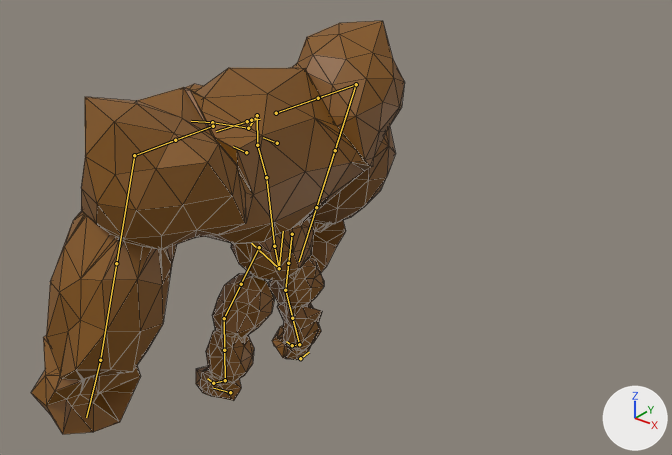
The Blender file Assets/Character Models/Golem Boss.blend, before and after one commit.
Camera for both pictures: a camera (50 mm lens) standing at (15.35, -16.37, 16.26) and looking at (2.05, 0.25, 5.95). Every picture has the same lights, and +X, +Y and +Z are marked at lower right. The bones that bend it are drawn over the model as lines. Mesh edges are drawn as thin lines.
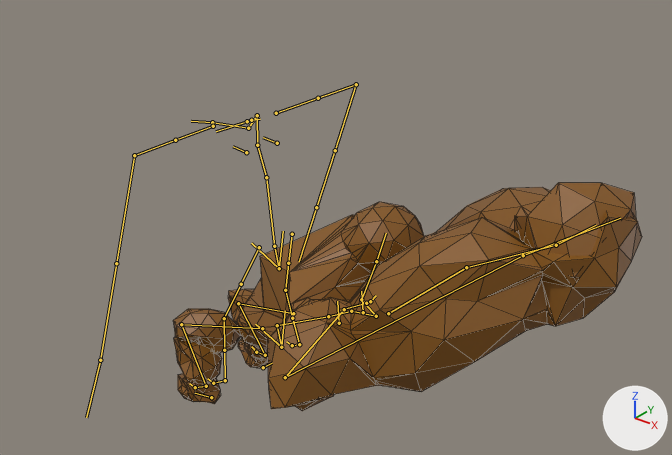
The newer file adds an action. The first version stands in its rest pose; the second is drawn at frame 20 of the action 'Slam'.

Location of each change, (x1, y1, x2, y2) in pixels of the pictures (672 x 455 px):
'Icosphere.014', posed (25% wider, 45% shorter): before (31, 21, 405, 434); after (173, 183, 642, 411)
bone 'spine', root to tip: before (279, 268) to (274, 246); after (281, 347) to (277, 325)
bone 'spine.001', root to tip: before (274, 246) to (266, 177); after (277, 325) to (328, 316)
bone 'spine.005', root to tip: before (248, 128) to (212, 122); after (361, 299) to (376, 261)
bone 'upper_arm.L', root to tip: before (213, 126) to (134, 155); after (344, 309) to (285, 377)
bone 'forearm.L', root to tip: before (134, 155) to (100, 360); after (285, 377) to (523, 255)
bone 'upper_arm.R', root to tip: before (276, 113) to (356, 84); after (388, 313) to (466, 267)
bone 'forearm.R', root to tip: before (356, 84) to (316, 207); after (466, 267) to (556, 245)
bone 'thigh.L', root to tip: before (259, 247) to (224, 318); after (262, 328) to (181, 324)
bone 'shin.L', root to tip: before (224, 318) to (225, 380); after (181, 324) to (206, 386)
bone 'foot.L', root to tip: before (225, 380) to (213, 383); after (206, 386) to (195, 387)
bone 'thigh.R', root to tip: before (292, 234) to (285, 290); after (293, 313) to (238, 303)
bone 'shin.R', root to tip: before (285, 290) to (299, 344); after (238, 303) to (265, 355)
bone 'foot.R', root to tip: before (299, 344) to (292, 345); after (265, 355) to (256, 352)

The edits, one by one:
Bone 'spine' (bone_spine) moves from (0.0, 0.0, 0.0) to (-0.16, -2.41, 0.6).
Bone 'spine.001' (bone_spine_001) turns from (0, 0, 0) to (-77, 3, -12) degrees about its own x, y and z.
Bone 'spine.005' (bone_spine_005) turns from (0, 0, 0) to (-38, -1, -3) degrees about its own x, y and z.
Bone 'upper_arm.L' (bone_upper_arm_l) turns from (0, 0, 0) to (1, 7, 7) degrees about its own x, y and z.
Bone 'forearm.L' (bone_forearm_l) turns from (0, 0, 0) to (151, -9, 25) degrees about its own x, y and z.
Bone 'upper_arm.R' (bone_upper_arm_r) turns from (0, 0, 0) to (0, -1, -6) degrees about its own x, y and z.
Bone 'forearm.R' (bone_forearm_r) turns from (0, 0, 0) to (130, 13, -26) degrees about its own x, y and z.
Bone 'thigh.L' (bone_thigh_l) turns from (0, 0, 0) to (-55, -9, -5) degrees about its own x, y and z.
Bone 'shin.L' (bone_shin_l) turns from (0, 0, 0) to (79, 0, 13) degrees about its own x, y and z.
Bone 'foot.L' (bone_foot_l) turns from (0, 0, 0) to (-24, 4, -2) degrees about its own x, y and z.
Bone 'thigh.R' (bone_thigh_r) turns from (0, 0, 0) to (-59, 12, -11) degrees about its own x, y and z.
Bone 'shin.R' (bone_shin_r) turns from (0, 0, 0) to (72, -10, 4) degrees about its own x, y and z.
Bone 'foot.R' (bone_foot_r) turns from (0, 0, 0) to (-26, 13, -5) degrees about its own x, y and z.
